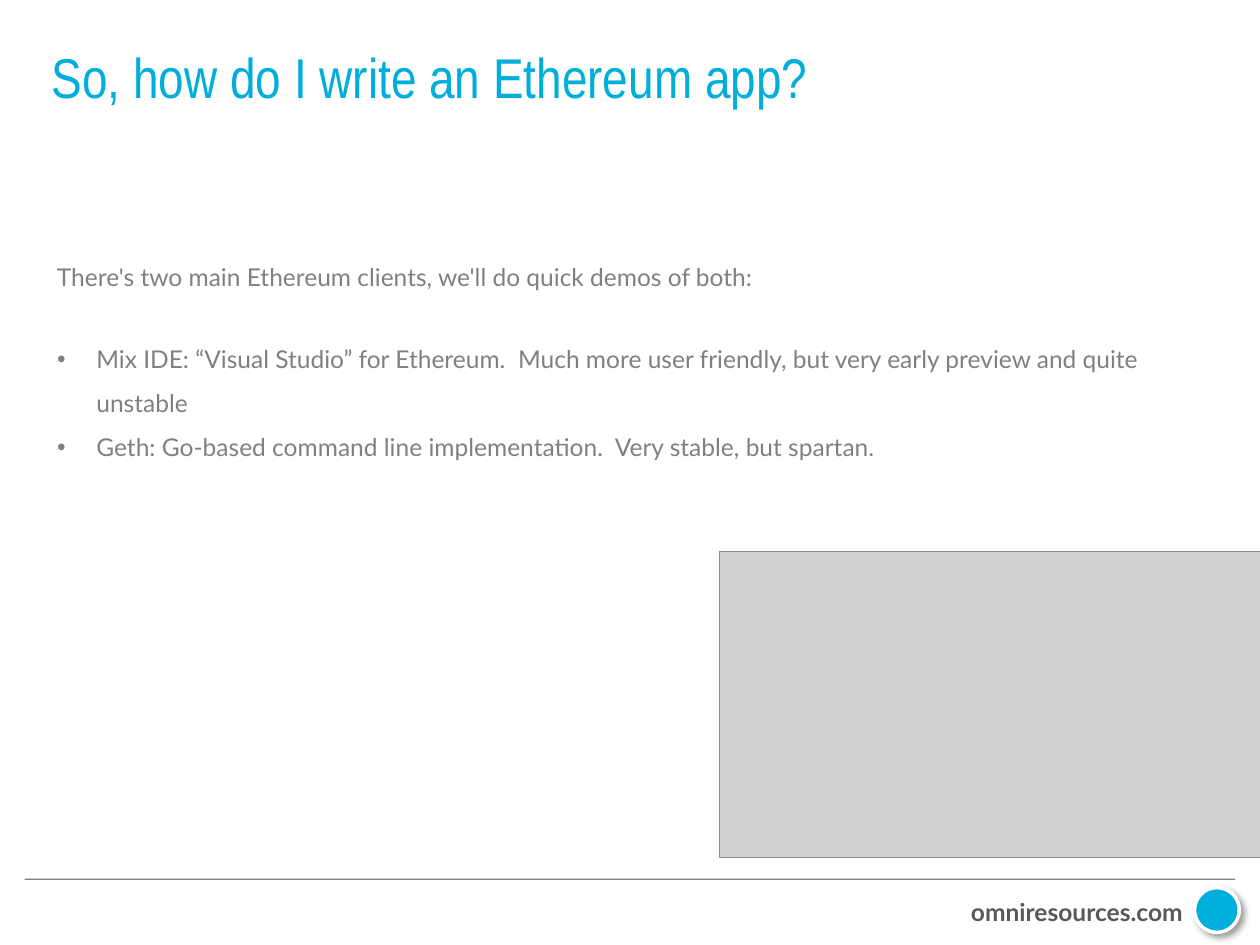
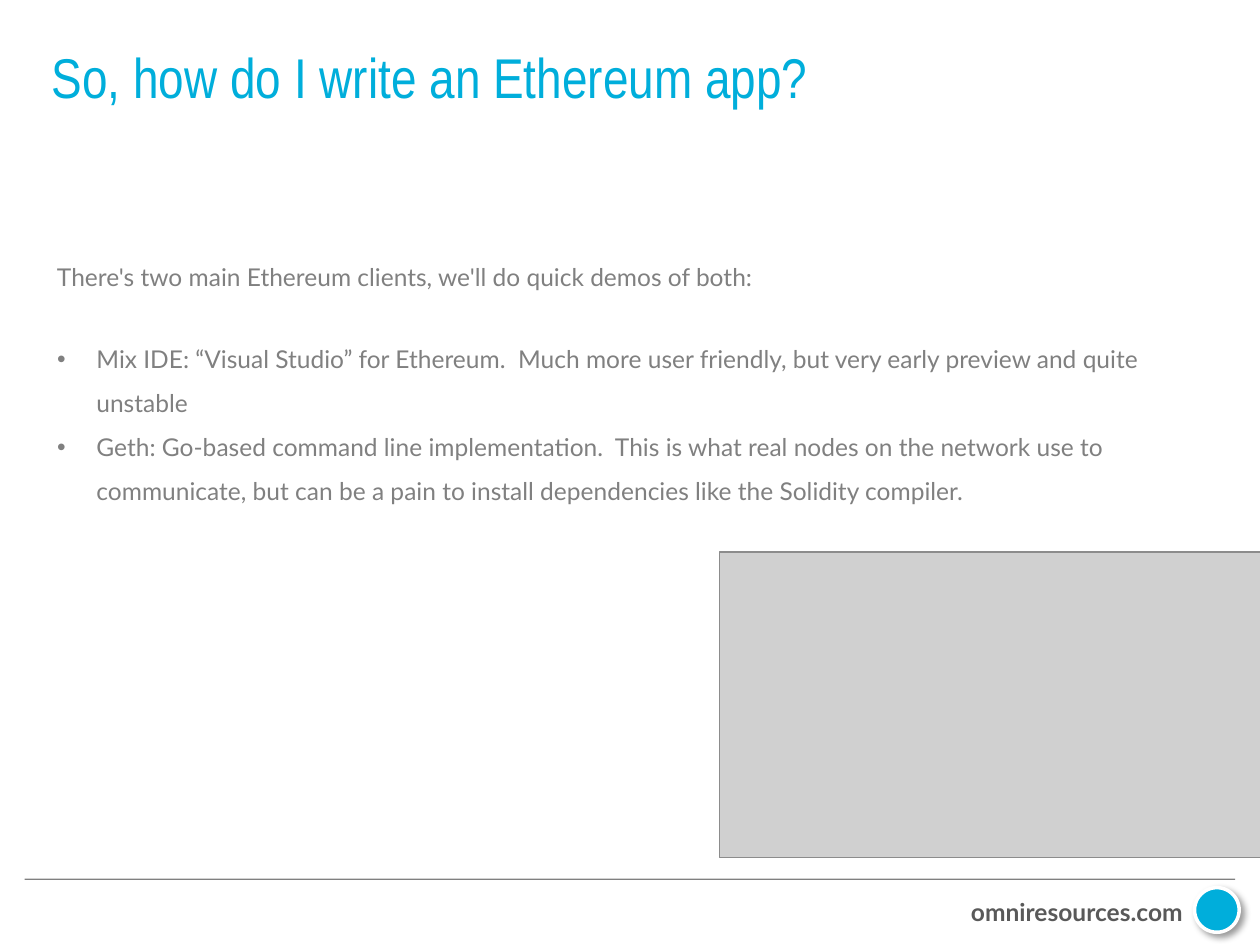
Before and after one commit to mrosack/presentations, a slide deck: slide 12 of intro-to-ethereum/Intro to Ethereum.pptx. Drawn at 1260x945 pixels with LibreOffice and Linux fonts; fonts in the diff are those of the drawing; grey boxes stand for pictures; background and template pictures are left out. Boxes give left, top, right and bottom in pixels: in the first picture for what was removed or moved away, otherwise in the second. Text is boxed around its words. In the diff, an @@ line names an element or a change of style, - is before the commit and + after.

```diff
--- a/intro-to-ethereum/Intro to Ethereum.pptx
+++ b/intro-to-ethereum/Intro to Ethereum.pptx
@@ text at bbox=[96, 438, 1103, 504]: text changed @@
-• Geth: Go-based command line implementation. Very stable, but spartan.
+• Geth: Go-based command line implementation. This is what real nodes on the network use to communicate, but can be a pain to install dependencies like the Solidity compiler.
```
Also in this commit, not shown: 1 other slide changed, 1 slide added, 7 other files.
